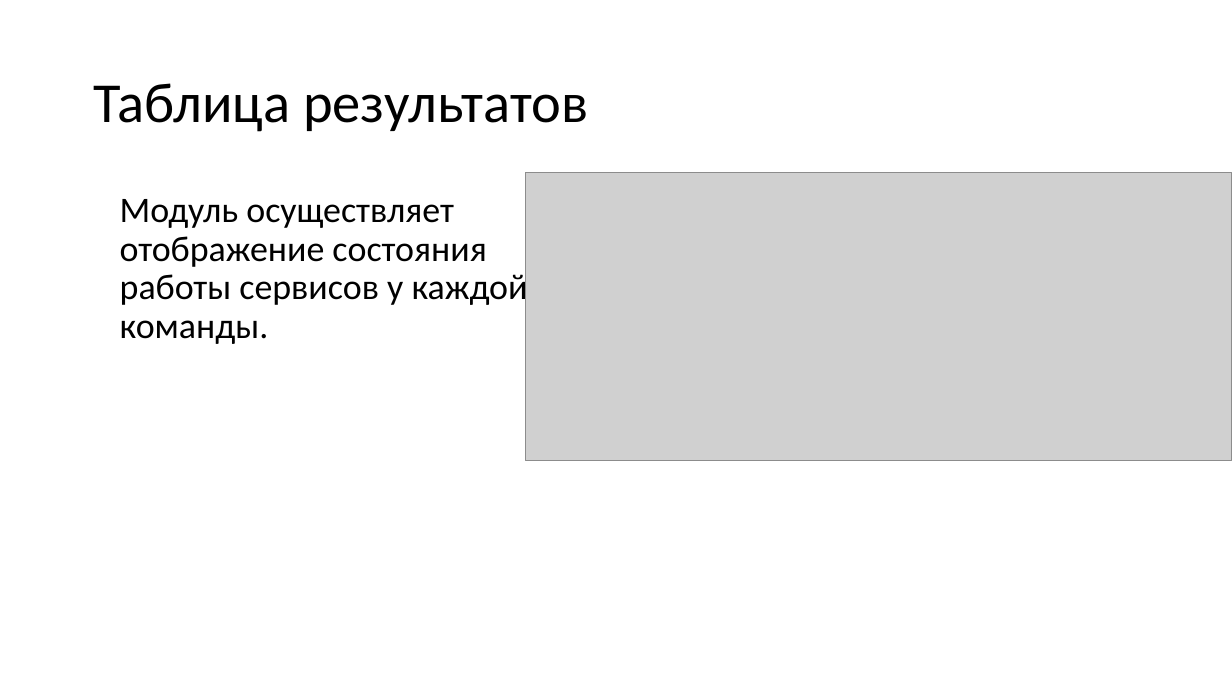
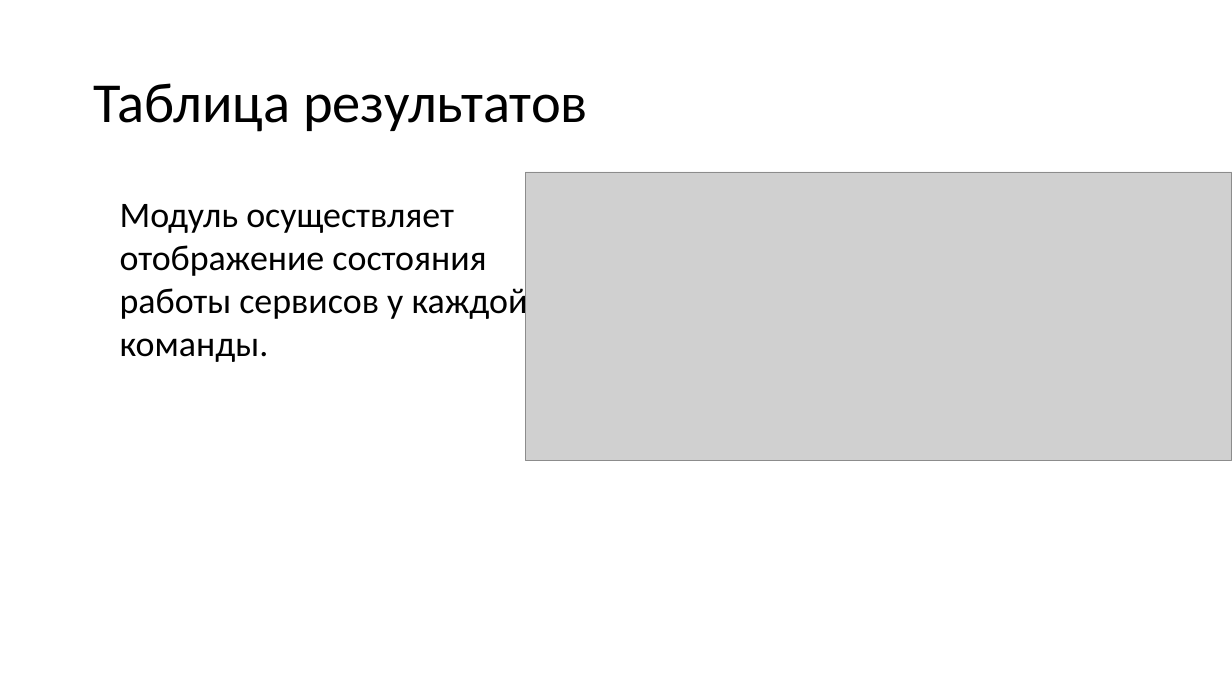
Before and after one commit to KevaTeam/ctf-attack-defense, a slide deck: slide 10 of report/ГПО+презентация.pptx. Drawn at 1232x693 pixels with LibreOffice and Linux fonts; fonts in the diff are those of the drawing; grey boxes stand for pictures. Boxes give left, top, right and bottom in pixels: in the first picture for what was removed or moved away, otherwise in the second. Text is boxed around its words. In the diff, an @@ line names an element or a change of style, - is before the commit and + after.

```diff
--- a/report/ГПО+презентация.pptx
+++ b/report/ГПО+презентация.pptx
@@ text "Модуль осуществляет отображение состояния работы ..." at [120, 204, 528, 362]: line spacing 0.9 to 1; less space between paragraphs @@
```
Also in this commit, not shown: 10 other slides changed, 11 other files.
